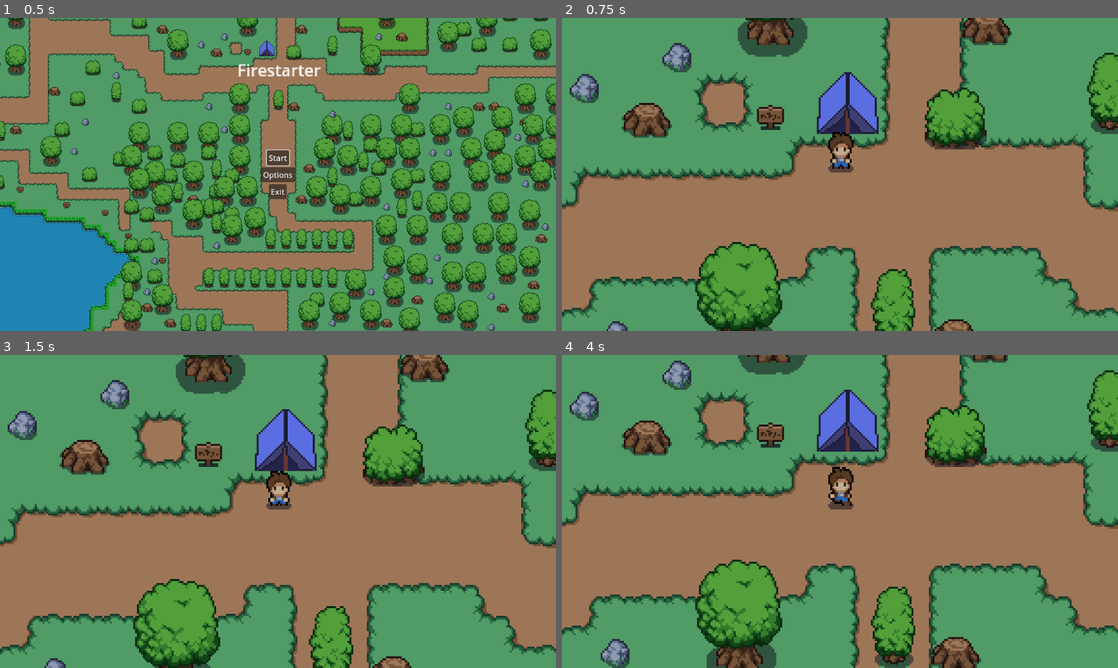
Above: before the commit, frames 1-4 (two rows, left to right).
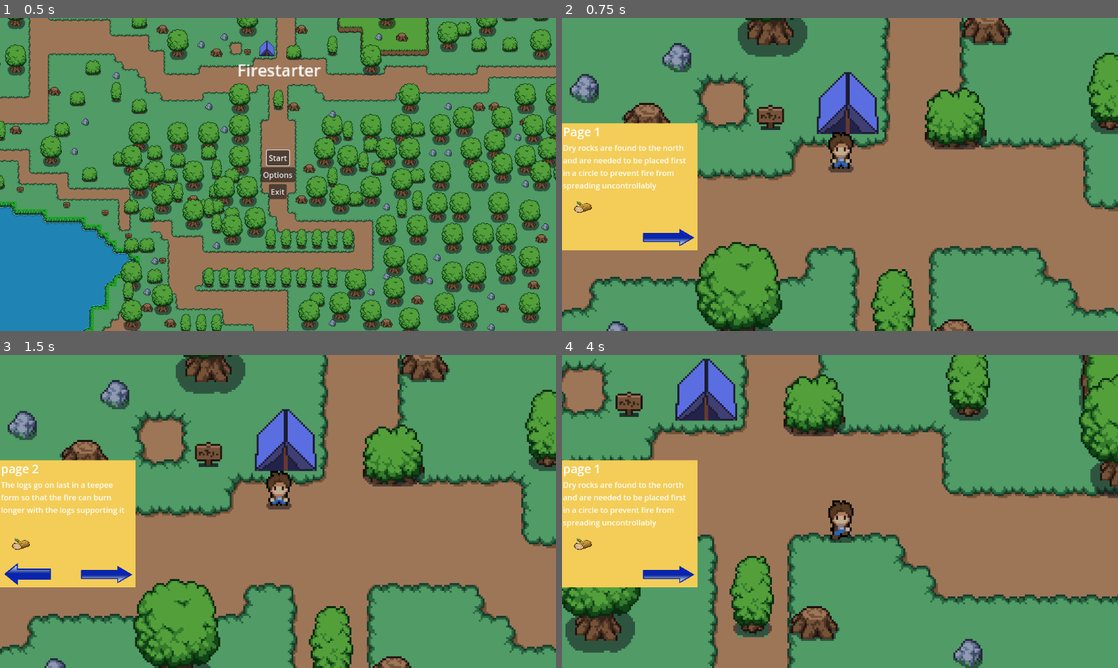
Above: after the commit, the same moments.

Repository: jo9182/Firestarter
Game: Godot game, scene res://scenes/menu.tscn
The game is run twice, just before and just after one commit, with the same random seed, the same clock (stepped at 60 frames per second) and the same inputs.
Inputs (mouse positions are in pixels of both pictures, inside the frame that each line leads up to):
- Up to frame 1 (0.5 s): no input
- Up to frame 2 (0.75 s): click "Start" at 0.5 s
- Up to frame 3 (1.5 s): click (105, 574) at 1.27 s
- Up to frame 4 (4 s): click (589, 574) at 2.02 s; tap Enter (ui_accept) at 2.75, 3.02, 3.77 s; move the mouse to (962, 495) at 2.77 s; hold Right (right) 2.78-3.53 s; click (962, 495) at 2.85 s; move the mouse to (728, 527) at 3.52 s; hold Down (down) from 3.53 s (still down); tap Z (interact) at 3.6 s

Frame 1 is identical in both runs. In frame 2, 9.9% of the frame differs, in the area x 0-25%, y 33-75%; in frame 3, 9.9%; in frame 4, 58%, in the area x 0-100%, y 0-100%.

Commit message:
manual
I made a manual

Diff:
--- /dev/null
+++ b/scenes/manual.tscn
@@ -0,0 +1,68 @@
+[gd_scene load_steps=4 format=3 uid="uid://cjjkrtngspvr2"]
+
+[ext_resource type="Script" uid="uid://bxxljocebv7nq" path="res://scripts/manual.gd" id="1_pxtqk"]
+[ext_resource type="Texture2D" uid="uid://bnq802ja555wm" path="res://scenes/popups/woods game/log.png" id="2_ctj7d"]
+[ext_resource type="Texture2D" uid="uid://b7dff2id1l557" path="res://sprites/objects/blue_arrow.svg" id="3_6fbm8"]
+
+[node name="Manual" type="Control"]
+layout_mode = 3
+anchors_preset = 0
+script = ExtResource("1_pxtqk")
+
+[node name="CanvasLayer" type="CanvasLayer" parent="."]
+
+[node name="ColorRect" type="ColorRect" parent="CanvasLayer"]
+anchors_preset = 15
+anchor_right = 1.0
+anchor_bottom = 1.0
+offset_top = 218.0
+offset_right = -871.0
+offset_bottom = -167.0
+grow_horizontal = 2
+grow_vertical = 2
+size_flags_horizontal = 0
+color = Color(0.952941, 0.803922, 0.345098, 1)
+
+[node name="left" type="TextureButton" parent="CanvasLayer"]
+offset_left = 1.0
+offset_top = 429.0
+offset_right = 688.0
+offset_bottom = 765.0
+scale = Vector2(0.15405, 0.153709)
+texture_normal = ExtResource("3_6fbm8")
+stretch_mode = 0
+flip_h = true
+
+[node name="right" type="TextureButton" parent="CanvasLayer"]
+offset_left = 166.0
+offset_top = 474.0
+offset_right = 853.0
+offset_bottom = 810.0
+scale = Vector2(0.17004, -0.121315)
+texture_normal = ExtResource("3_6fbm8")
+stretch_mode = 0
+
+[node name="VBoxContainer" type="VBoxContainer" parent="CanvasLayer"]
+offset_left = 2.0
+offset_top = 218.0
+offset_right = 279.0
+offset_bottom = 370.0
+
+[node name="Pg Number" type="Label" parent="CanvasLayer/VBoxContainer"]
+layout_mode = 2
+theme_override_font_sizes/font_size = 25
+text = "Page 1"
+autowrap_mode = 2
+
+[node name="Description" type="Label" parent="CanvasLayer/VBoxContainer"]
+layout_mode = 2
+text = "Dry rocks are found to the north and are needed to be placed first in a circle to prevent fire from spreading uncontrollably"
+autowrap_mode = 2
+
+[node name="Image" type="Sprite2D" parent="CanvasLayer/VBoxContainer"]
+position = Vector2(40, 174)
+scale = Vector2(0.36, 0.24)
+texture = ExtResource("2_ctj7d")
+
+[connection signal="pressed" from="CanvasLayer/left" to="." method="_on_left_pressed"]
+[connection signal="pressed" from="CanvasLayer/right" to="." method="_on_right_pressed"]
--- a/scenes/pause_menu.tscn
+++ b/scenes/pause_menu.tscn
@@ -1,7 +1,8 @@
-[gd_scene load_steps=7 format=3 uid="uid://c2nfodrjf8ejq"]
+[gd_scene load_steps=8 format=3 uid="uid://c2nfodrjf8ejq"]
 
 [ext_resource type="Script" uid="uid://b07wmpv7orxwp" path="res://scripts/pause_menu.gd" id="1_n87rw"]
 [ext_resource type="Shader" uid="uid://dnbp7iqvmgbmw" path="res://shaders/pause_menu.gdshader" id="2_myx47"]
+[ext_resource type="PackedScene" uid="uid://cjjkrtngspvr2" path="res://scenes/manual.tscn" id="3_kukqi"]
 
 [sub_resource type="ShaderMaterial" id="ShaderMaterial_kukqi"]
 shader = ExtResource("2_myx47")
@@ -191,6 +192,9 @@
 layout_mode = 2
 text = "Quit"
 
+[node name="Manual" parent="PanelContainer" instance=ExtResource("3_kukqi")]
+layout_mode = 2
+
 [node name="AnimationPlayer" type="AnimationPlayer" parent="."]
 libraries = {
 &"": SubResource("AnimationLibrary_5d2l8")
--- /dev/null
+++ b/scripts/manual.gd
@@ -0,0 +1,76 @@
+extends Control
+@onready var canvas_layer: CanvasLayer = $CanvasLayer
+@onready var color_rect: ColorRect = $CanvasLayer/ColorRect
+@onready var v_box_container: VBoxContainer = $CanvasLayer/VBoxContainer
+@onready var pg_number: Label = $"CanvasLayer/VBoxContainer/Pg Number"
+@onready var description: Label = $CanvasLayer/VBoxContainer/Description
+@onready var image: Sprite2D = $CanvasLayer/VBoxContainer/Image
+@onready var left: TextureButton = $CanvasLayer/left
+@onready var right: TextureButton = $CanvasLayer/right
+
+var pos : int = 1
+
+func _ready() -> void:
+	left.visible = false
+
+
+
+
+func _on_right_pressed() -> void:
+	if pos == 1:
+		pos = 2
+		description.text = str("The logs go on last in a teepee form so that the fire can burn longer with the logs supporting it")
+		pg_number.text = str("page 2")
+		left.visible = true
+		return
+	elif pos == 2:
+		pos = 3
+		description.text = str("The kindeling goes on third so that the fire has fuel to burn")
+		pg_number.text = str("page 3")
+	elif pos == 3:
+		pos = 4
+		description.text = str("The tinder will go on second after the dry rocks so that the fire can catch")
+		pg_number.text = str("page 4")
+		return
+	elif pos == 4:
+		pos = 5
+		description.text = str("Never build a fire with wet rocks as the water will expand in the rocks and they will explode")
+		pg_number.text = str("page 5")
+		return
+	elif pos == 5:
+		pos = 6
+		description.text = str("There are lots of signs by the lake that can give you more helpful tips")
+		pg_number.text = str("page 6")
+		right.visible = false
+		return
+	pass # Replace with function body.
+
+
+func _on_left_pressed() -> void:
+	if pos == 2:
+		pos = 1
+		description.text = str("Dry rocks are found to the north and are needed to be placed first in a circle to prevent fire from spreading uncontrollably")
+		pg_number.text = str("page 1")
+		left.visible = false
+	elif pos == 3:
+		pos = 2
+		description.text = str("The logs go on last in a teepee form so that the fire can burn longer with the logs supporting it")
+		pg_number.text = str("page 2")
+		return
+	elif pos == 4:
+		pos = 3
+		description.text = str("The kindeling goes on third so that the fire has fuel to burn")
+		pg_number.text = str("page 3")
+		return
+	elif pos == 5:
+		pos = 4
+		description.text = str("The tinder will go on second after the dry rocks so that the fire can catch")
+		pg_number.text = str("page 4")
+		return
+	elif pos == 6:
+		pos = 5
+		description.text = str("Never build a fire with wet rocks as the water will expand in the rocks and they will explode")
+		pg_number.text = str("page 5")
+		right.visible = true
+		return
+	pass # Replace with function body.
--- /dev/null
+++ b/sprites/objects/blue_arrow.svg
@@ -0,0 +1,72 @@
+<?xml version="1.0" encoding="UTF-8" standalone="no"?>
+<!DOCTYPE svg PUBLIC "-//W3C//DTD SVG 20010904//EN"
+"http://www.w3.org/TR/2001/REC-SVG-20010904/DTD/svg10.dtd">
+<!-- Created with Inkscape (http://www.inkscape.org/) --><svg height="252.00000pt" id="svg1" inkscape:version="0.40" sodipodi:docbase="/home/bpcomp/Inkscape" sodipodi:docname="aqua-arrow-right-blue.svg" sodipodi:version="0.32" width="515.00000pt" xmlns="http://www.w3.org/2000/svg" xmlns:cc="http://web.resource.org/cc/" xmlns:dc="http://purl.org/dc/elements/1.1/" xmlns:inkscape="http://www.inkscape.org/namespaces/inkscape" xmlns:rdf="http://www.w3.org/1999/02/22-rdf-syntax-ns#" xmlns:sodipodi="http://sodipodi.sourceforge.net/DTD/sodipodi-0.dtd" xmlns:xlink="http://www.w3.org/1999/xlink">
+  <metadata>
+    <rdf:RDF xmlns:cc="http://web.resource.org/cc/" xmlns:dc="http://purl.org/dc/elements/1.1/" xmlns:rdf="http://www.w3.org/1999/02/22-rdf-syntax-ns#">
+      <cc:Work rdf:about="">
+        <dc:title>arrow-right-blue</dc:title>
+        <dc:description></dc:description>
+        <dc:subject>
+          <rdf:Bag>
+            <rdf:li>hash</rdf:li>
+            <rdf:li></rdf:li>
+            <rdf:li>webpage</rdf:li>
+            <rdf:li>shape</rdf:li>
+            <rdf:li>computer</rdf:li>
+            <rdf:li>arrow</rdf:li>
+            <rdf:li>buttons</rdf:li>
+          </rdf:Bag>
+        </dc:subject>
+        <dc:publisher>
+          <cc:Agent rdf:about="http://www.openclipart.org">
+            <dc:title>Benji Park</dc:title>
+          </cc:Agent>
+        </dc:publisher>
+        <dc:creator>
+          <cc:Agent>
+            <dc:title>Benji Park</dc:title>
+          </cc:Agent>
+        </dc:creator>
+        <dc:rights>
+          <cc:Agent>
+            <dc:title>Benji Park</dc:title>
+          </cc:Agent>
+        </dc:rights>
+        <dc:date></dc:date>
+        <dc:format>image/svg+xml</dc:format>
+        <dc:type rdf:resource="http://purl.org/dc/dcmitype/StillImage"/>
+        <cc:license rdf:resource="http://web.resource.org/cc/PublicDomain"/>
+        <dc:language>en</dc:language>
+      </cc:Work>
+      <cc:License rdf:about="http://web.resource.org/cc/PublicDomain">
+        <cc:permits rdf:resource="http://web.resource.org/cc/Reproduction"/>
+        <cc:permits rdf:resource="http://web.resource.org/cc/Distribution"/>
+        <cc:permits rdf:resource="http://web.resource.org/cc/DerivativeWorks"/>
+      </cc:License>
+    </rdf:RDF>
+  </metadata>
+  <defs id="defs3">
+    <linearGradient id="linearGradient1694">
+      <stop id="stop1695" offset="0.0000000" style="stop-color:#ffffff;stop-opacity:0.0000000;"/>
+      <stop id="stop1696" offset="1.0000000" style="stop-color:#ffffff;stop-opacity:1.0000000;"/>
+    </linearGradient>
+    <linearGradient id="linearGradient1683">
+      <stop id="stop1684" offset="0.0000000" style="stop-color:#0c1fdb;stop-opacity:1.0000000;"/>
+      <stop id="stop1685" offset="1.0000000" style="stop-color:#062d76;stop-opacity:1.0000000;"/>
+    </linearGradient>
+    <linearGradient gradientTransform="scale(1.475472,0.677749)" gradientUnits="userSpaceOnUse" id="linearGradient1686" inkscape:collect="always" x1="242.39842" x2="242.39842" xlink:href="#linearGradient1683" y1="1035.3337" y2="636.25543"/>
+    <linearGradient gradientTransform="scale(1.475472,0.677749)" gradientUnits="userSpaceOnUse" id="linearGradient1690" inkscape:collect="always" x1="240.86183" x2="240.86183" xlink:href="#linearGradient1683" y1="635.74658" y2="1038.9441"/>
+    <linearGradient gradientTransform="scale(1.479463,0.675921)" gradientUnits="userSpaceOnUse" id="linearGradient1692" inkscape:collect="always" x1="244.85980" x2="244.85980" xlink:href="#linearGradient1694" y1="827.01349" y2="646.06177"/>
+    <linearGradient gradientTransform="scale(1.475472,0.677749)" gradientUnits="userSpaceOnUse" id="linearGradient1700" inkscape:collect="always" x1="242.39842" x2="242.39842" xlink:href="#linearGradient1683" y1="1035.3337" y2="636.25543"/>
+    <linearGradient gradientTransform="scale(1.475472,0.677749)" gradientUnits="userSpaceOnUse" id="linearGradient1701" inkscape:collect="always" x1="240.86183" x2="240.86183" xlink:href="#linearGradient1683" y1="635.74658" y2="1038.9441"/>
+    <linearGradient gradientTransform="scale(1.479463,0.675921)" gradientUnits="userSpaceOnUse" id="linearGradient1702" inkscape:collect="always" x1="244.85980" x2="244.85980" xlink:href="#linearGradient1694" y1="827.01349" y2="646.06177"/>
+  </defs>
+  <sodipodi:namedview bordercolor="#666666" borderopacity="1.0" id="base" inkscape:current-layer="layer1" inkscape:cx="295.28880" inkscape:cy="106.74005" inkscape:grid-bbox="false" inkscape:pageopacity="0.0" inkscape:pageshadow="2" inkscape:window-height="914" inkscape:window-width="1276" inkscape:window-x="0" inkscape:window-y="46" inkscape:zoom="0.86831672" pagecolor="#ffffff" showgrid="false"/>
+  <g id="layer1" inkscape:groupmode="layer" inkscape:label="Layer 1">
+    <g id="g1269" transform="matrix(-1.000000,0.000000,0.000000,1.000000,643.5141,0.000000)">
+      <path d="M 45.592925,565.21674 L 220.15510,708.19133 L 220.15510,637.32519 L 663.06849,637.32519 L 663.06849,495.59291 L 220.15510,495.59291 L 220.15510,424.72677 L 45.592925,565.21674 z " id="path1061" style="fill:url(#linearGradient1700);fill-opacity:1.0000000;fill-rule:evenodd;stroke:url(#linearGradient1701);stroke-width:8.7500000;stroke-linecap:butt;stroke-linejoin:round;stroke-miterlimit:4.0000000;stroke-opacity:1.0000000" transform="translate(-32.57368,-406.7069)"/>
+      <path d="M 62.968976,565.97911 L 209.45913,591.61587 L 651.50965,591.61587 L 651.50965,507.86655 L 209.45913,507.86655 L 209.45913,448.71709 L 62.968976,565.97911 z " id="path1691" sodipodi:nodetypes="ccccccc" style="fill:url(#linearGradient1702);fill-opacity:1.0000000;fill-rule:evenodd;stroke:none;stroke-width:8.7500000;stroke-linecap:butt;stroke-linejoin:miter;stroke-miterlimit:4.0000000;stroke-opacity:1.0000000" transform="translate(-32.57368,-406.7069)"/>
+    </g>
+  </g>
+</svg>
Not shown, added: scripts/manual.gd.uid
Not shown, added: sprites/objects/blue_arrow.svg.import
